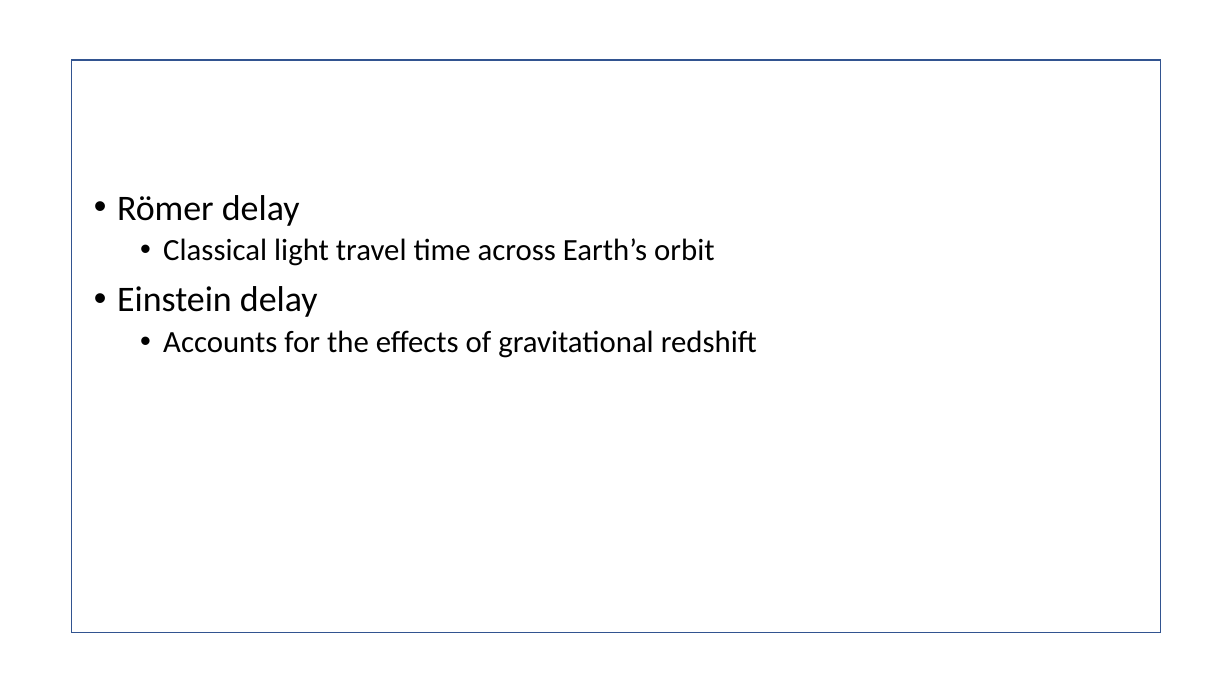
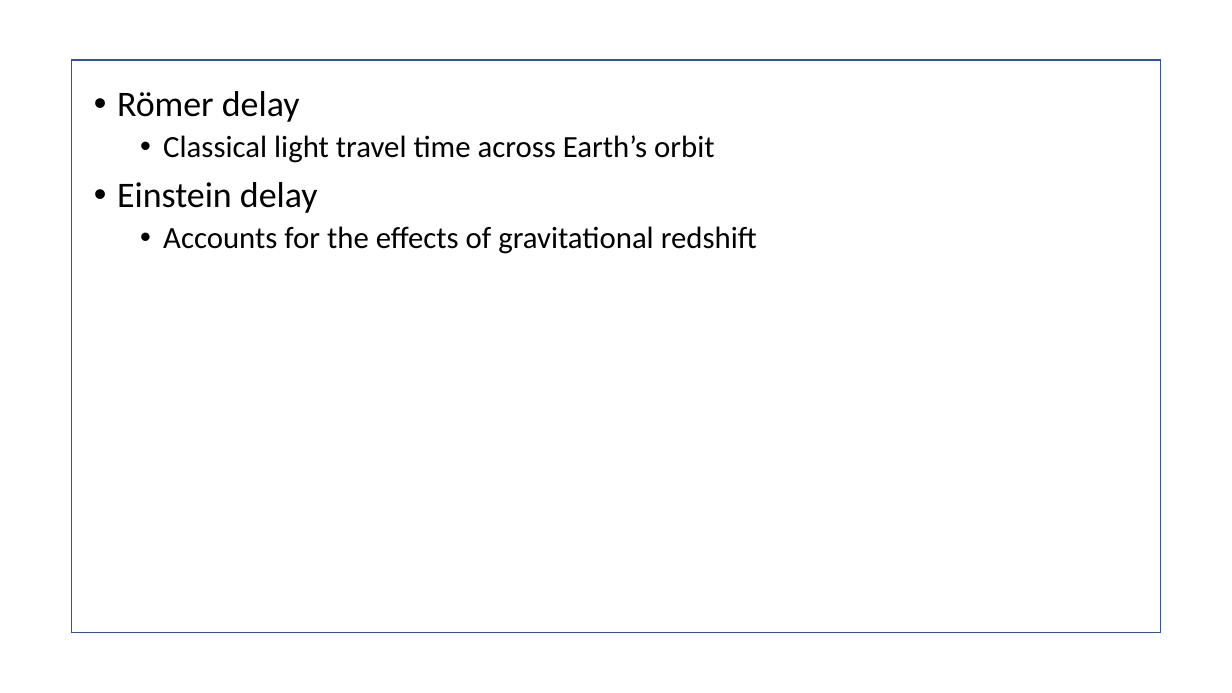
Before and after one commit to T-Rutt/presentation, a slide deck: slide 10 of The Shapiro Delay.pptx (slide 6 before the commit). Drawn at 1232x693 pixels with LibreOffice and Linux fonts; fonts in the diff are those of the drawing; background and template pictures are left out. Boxes give left, top, right and bottom in pixels: in the first picture for what was removed or moved away, otherwise in the second. Text is boxed around its words. In the diff, an @@ line names an element or a change of style, - is before the commit and + after.

```diff
--- a/The Shapiro Delay.pptx
+++ b/The Shapiro Delay.pptx
@@ text "Römer delay": place and size @@
-text "Römer delay" at bbox=[117, 195, 757, 358]
+text "Römer delay" at bbox=[117, 91, 757, 254]
```
Also in this commit, not shown: 11 other slides changed, 7 slides added, 3 slides removed, 1 other file.
